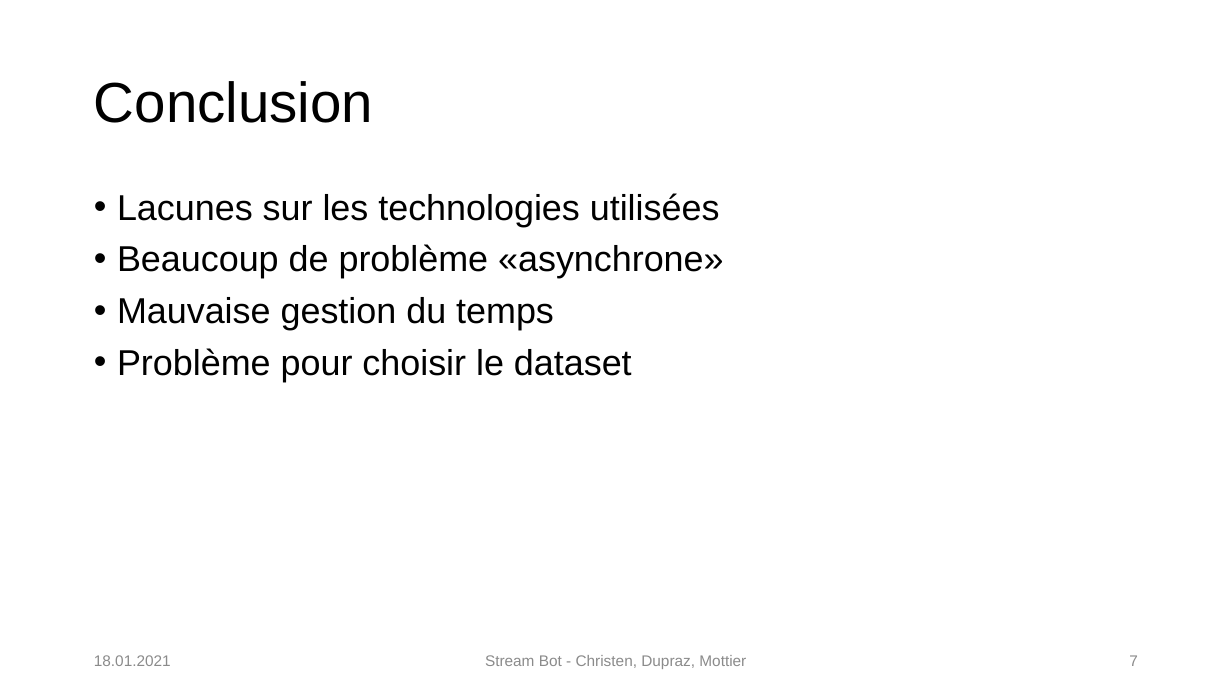
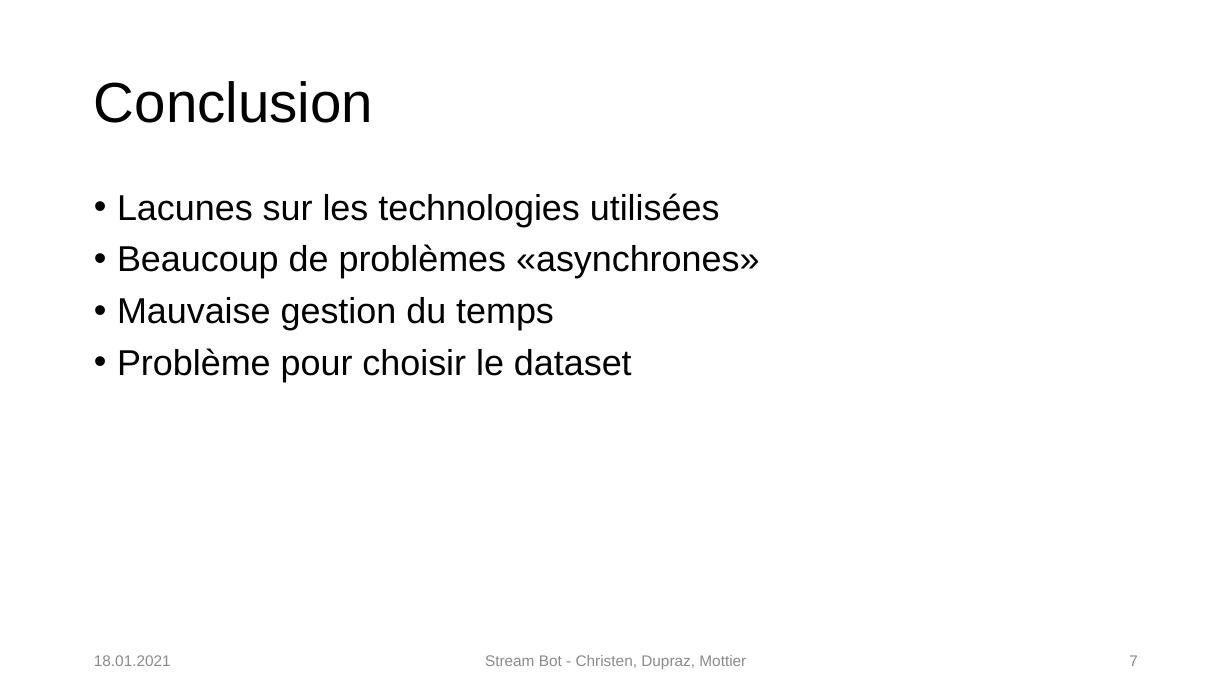
Before and after one commit to AloisChristen/MAC_Projet_Christen_Dupraz_Mottier, a slide deck: slide 7 of MAC_Projet_Christen_Dupraz_Mottier.pptx. Drawn at 1232x693 pixels with LibreOffice and Linux fonts; fonts in the diff are those of the drawing; background and template pictures are left out. Boxes give left, top, right and bottom in pixels: in the first picture for what was removed or moved away, otherwise in the second. Text is boxed around its words. In the diff, an @@ line names an element or a change of style, - is before the commit and + after.

```diff
--- a/MAC_Projet_Christen_Dupraz_Mottier.pptx
+++ b/MAC_Projet_Christen_Dupraz_Mottier.pptx
@@ text at <box>117,244,759,278</box>: text changed @@
-• Beaucoup de problème «asynchrone»
+• Beaucoup de problèmes «asynchrones»
```
Also in this commit, not shown: 1 other slide changed.
